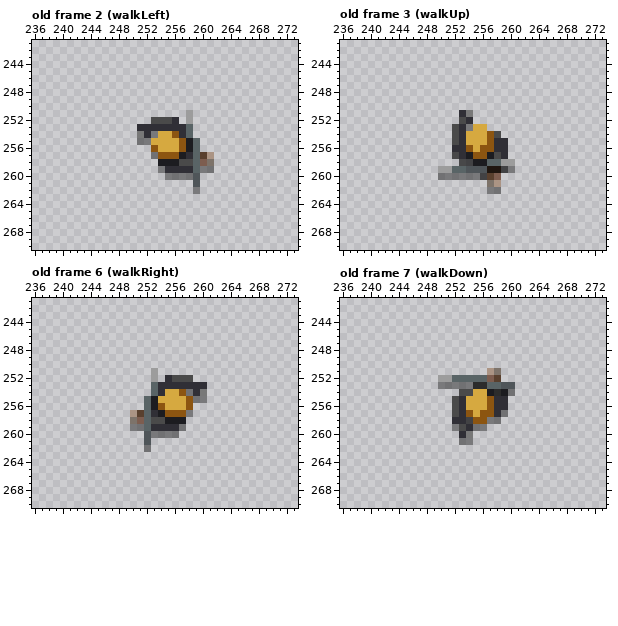
One commit to this pixel-art file: src/character.ase. The picture above was drawn from the file before the commit.
512x512 pixels, 8 frames. Colours within 5 levels of each other are drawn and written as one. Shown: old frame 2 (walkLeft): x 236..273, y 241..270; old frame 3 (walkUp): x 236..273, y 241..270; old frame 6 (walkRight): x 236..273, y 241..270; old frame 7 (walkDown): x 236..273, y 241..270.
The same view after the edit:
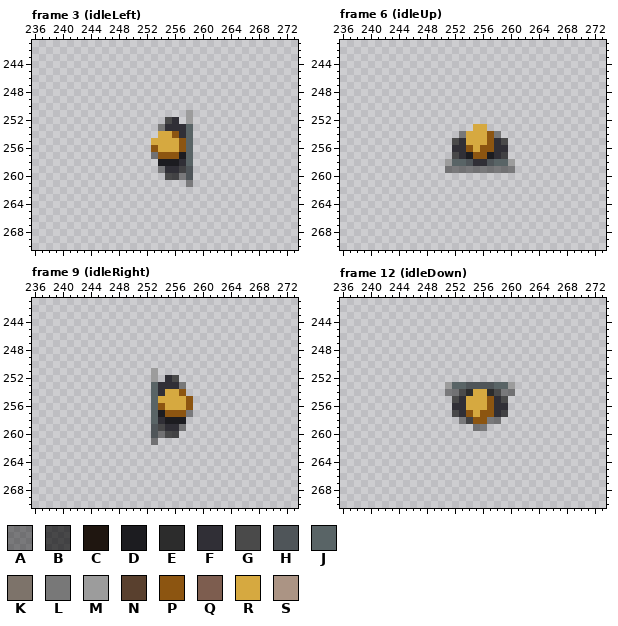
Palette (. is transparent): A #00000068  B #000000a6  C #1f1610  D #1c1c20  E #2c2c2c  F #302f36  G #4a4a4a  H #4f5559  J #596466  K #7d736a  L #787878  M #9c9c9c  N #59402e  P #8c5511  Q #7d5d4f  R #d6a940  S #ab9484
A new or re-ordered frame is compared with the old frame closest to it.
The author wrote: Added idle animations.
Changes in this commit:
frames 8 -> 12
Frame 3 (idleLeft) is new; against old frame 2 (walkLeft), layers "weapon", "torso", "legs":
y 252: x 253..254 GG -> ..
y 253: x 251..254 FFFF -> ...L
y 254: x 251..253 LFA -> ...
y 255: x 251..252 AA -> ..; x 258..259 DJ -> J.
y 256: x 258..259 DJ -> J.
y 257: x 258..261 FJNS -> J...
y 258: x 257..261 GGJQK -> FJ...
y 259: x 257..261 FFJAA -> BH...
y 260: x 255..256 AA -> BB; x 258..259 AH -> H.
y 261: x 258..259 .H -> A.
y 262: x 259 A -> .
Frame 6 (idleUp) is new; against old frame 3 (walkUp), layers "weapon", "torso", "legs":
y 251: x 253..254 FL -> ..
y 252: x 253..254 GF -> ..
y 253: x 252..254 GFA -> ...
y 254: x 252..253 GF -> .L; x 258 G -> L
y 255: x 259 F -> G
y 257: x 258..259 GF -> FB
y 258: x 251..257 ..BBDDJ -> MJJHFFH; x 259 M -> J
y 259: x 250..259 MMJJHHHCCB -> .AAAAAAAAA
y 260: x 250..258 AAAAAABNQ -> .........
y 261: x 257..258 KS -> ..
y 262: x 257..258 AA -> ..
Frame 9 (idleRight) is new; against old frame 6 (walkRight), layers "weapon", "torso", "legs":
y 252: x 257..258 GG -> ..
y 253: x 257..260 FFFF -> L...
y 254: x 258..260 AFL -> ...
y 255: x 252..253 JD -> .J; x 259..260 AA -> ..
y 256: x 252..253 JD -> .J
y 257: x 250..253 SNJF -> ...J
y 258: x 250..254 KQJGG -> ...JF
y 259: x 250..254 AAJFF -> ...HB
y 260: x 252..253 HA -> .H; x 255..256 AA -> BB
y 261: x 252..253 H. -> .A
y 262: x 252 A -> .
Frame 12 (idleDown) is new; against old frame 7 (walkDown), layers "weapon", "torso", "legs":
y 251: x 257..258 SK -> ..
y 252: x 250..258 MMJJJJJQN -> .........
y 253: x 250..257 AAAAAEEJ -> .MJJHHHH; x 259..260 HH -> JM
y 254: x 251..252 .. -> AA; x 254 G -> E; x 257..259 DED -> EGA
y 255: x 259 F -> G
y 256: x 252 G -> F
y 257: x 252 G -> B; x 259 A -> B
y 258: x 252..253 FF -> .A
y 259: x 252..254 AGF -> ...
y 260: x 253..254 FL -> ..
y 261: x 253..254 AA -> ..
Boxes around the changes in both pictures, in picture pixels (x1, y1, x2, y2):
changed: (137, 117, 214, 194)
changed: (438, 110, 508, 194)
changed: (130, 375, 207, 452)
changed: (438, 368, 515, 445)
